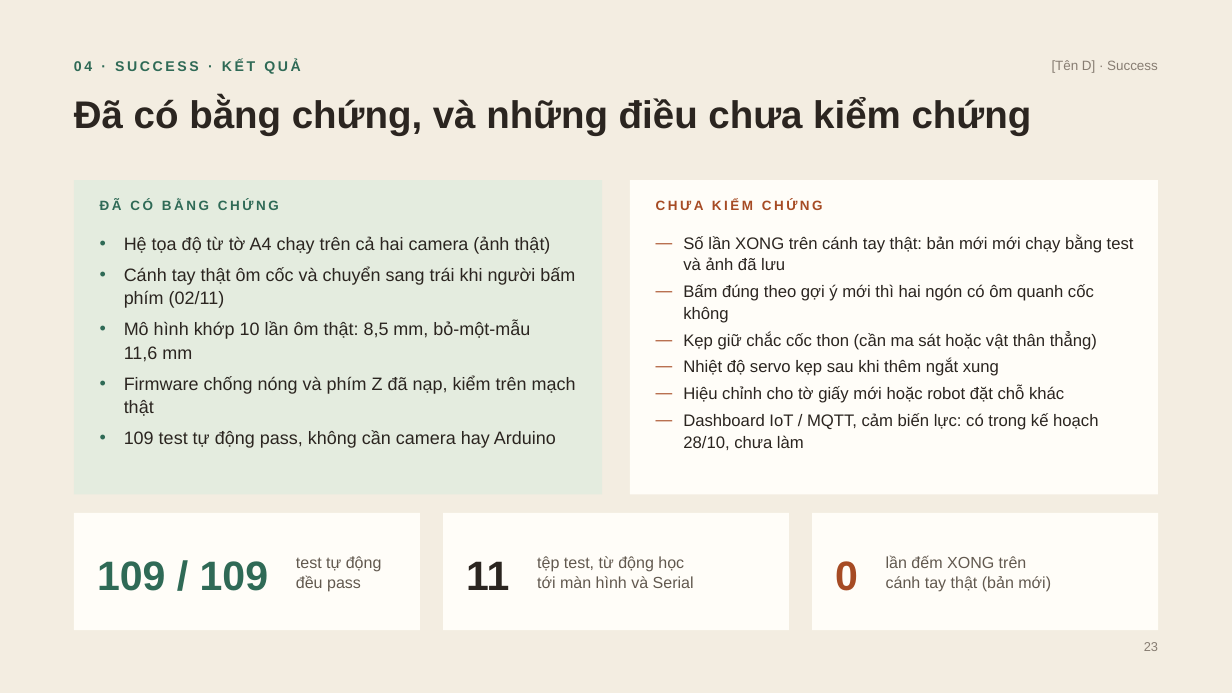
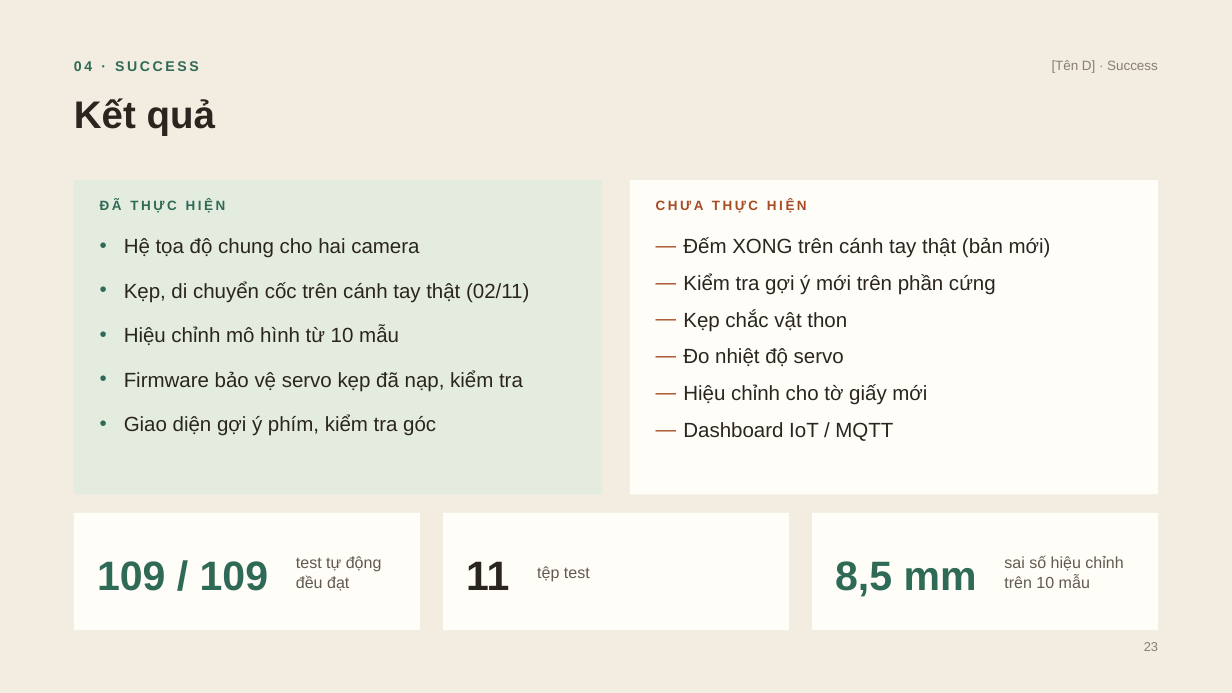
Before and after one commit to DuongNAD/Project_IoT, a slide deck: slide 23 of slides/Project_IoT_ThuyetTrinh.pptx. Drawn at 1232x693 pixels with LibreOffice and Linux fonts; fonts in the diff are those of the drawing. Boxes give left, top, right and bottom in pixels: in the first picture for what was removed or moved away, otherwise in the second. Text is boxed around its words. In the diff, an @@ line names an element or a change of style, - is before the commit and + after.

```diff
--- a/slides/Project_IoT_ThuyetTrinh.pptx
+++ b/slides/Project_IoT_ThuyetTrinh.pptx
@@ text at <box>74,61,199,71</box>: text changed @@
-04 · SUCCESS · KẾT QUẢ
+04 · SUCCESS
@@ text at <box>74,98,215,135</box>: text changed @@
-Đã có bằng chứng, và những điều chưa kiểm chứng
+Kết quả
@@ text at <box>100,200,226,213</box>: text changed @@
-ĐÃ CÓ BẰNG CHỨNG
+ĐÃ THỰC HIỆN
@@ text at <box>656,200,807,213</box>: text changed @@
-CHƯA KIỂM CHỨNG
+CHƯA THỰC HIỆN
@@ text at <box>124,238,529,436</box>: text changed; size 14 to 16 pt @@
-• Hệ tọa độ từ tờ A4 chạy trên cả hai camera (ảnh thật)
-• Cánh tay thật ôm cốc và chuyển sang trái khi người bấm phím (02/11)
-• Mô hình khớp 10 lần ôm thật: 8,5 mm, bỏ-một-mẫu 11,6 mm
-• Firmware chống nóng và phím Z đã nạp, kiểm trên mạch thật
-• 109 test tự động pass, không cần camera hay Arduino
+• Hệ tọa độ chung cho hai camera
+• Kẹp, di chuyển cốc trên cánh tay thật (02/11)
+• Hiệu chỉnh mô hình từ 10 mẫu
+• Firmware bảo vệ servo kẹp đã nạp, kiểm tra
+• Giao diện gợi ý phím, kiểm tra góc
@@ text at <box>683,237,1051,441</box>: text changed; size 13 to 16 pt @@
-— Số lần XONG trên cánh tay thật: bản mới mới chạy bằng test và ảnh đã lưu
-— Bấm đúng theo gợi ý mới thì hai ngón có ôm quanh cốc không
-— Kẹp giữ chắc cốc thon (cần ma sát hoặc vật thân thẳng)
-— Nhiệt độ servo kẹp sau khi thêm ngắt xung
-— Hiệu chỉnh cho tờ giấy mới hoặc robot đặt chỗ khác
-— Dashboard IoT / MQTT, cảm biến lực: có trong kế hoạch 28/10, chưa làm
+— Đếm XONG trên cánh tay thật (bản mới)
+— Kiểm tra gợi ý mới trên phần cứng
+— Kẹp chắc vật thon
+— Đo nhiệt độ servo
+— Hiệu chỉnh cho tờ giấy mới
+— Dashboard IoT / MQTT
@@ text at <box>537,566,590,582</box>: text changed @@
-tệp test, từ động học
-tới màn hình và Serial
+tệp test
@@ text at <box>835,561,977,597</box>: text changed; text colour #A64B24 to #2F6A56 @@
-0
+8,5 mm
@@ text at <box>1004,555,1123,588</box>: text changed @@
-lần đếm XONG trên
-cánh tay thật (bản mới)
+sai số hiệu chỉnh
+trên 10 mẫu
@@ text at <box>296,575,349,591</box>: text changed @@
-đều pass
+đều đạt
```
Also in this commit, not shown: 24 other slides changed, 28 other files.
